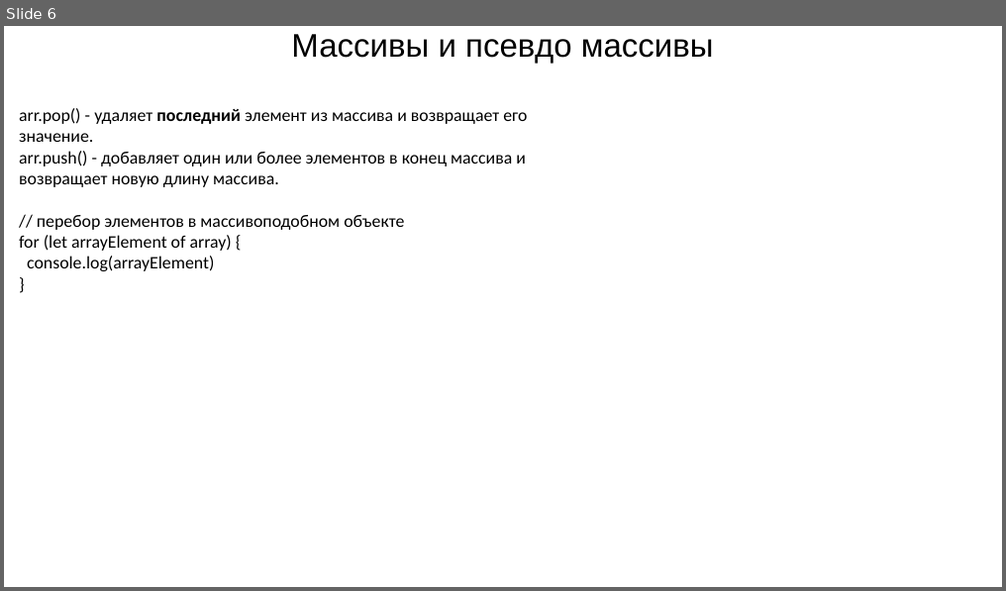
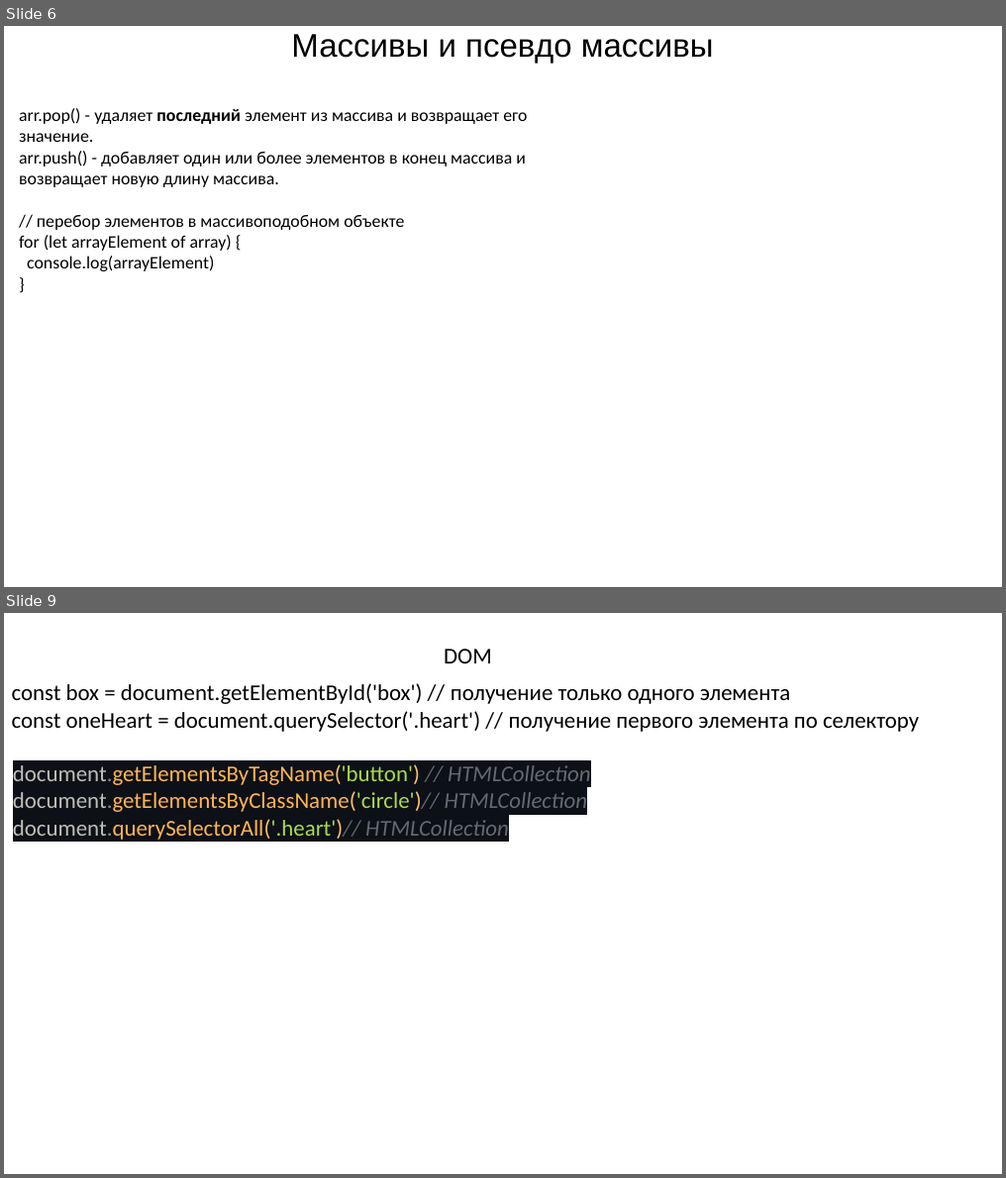
Before and after one commit to Olegdev22/JS, a slide deck: JS.odp. Shown one above the other, each under a label of ours: slide 6 before the commit, slides 6 and 9 after it; the slides between them are not shown. The pictures are 1006x591 and 1006x1178 pixels, drawn with LibreOffice and Linux fonts; fonts in the diff are those of the drawing. Boxes give left, top, right and bottom in pixels: in the first picture for what was removed or moved away, otherwise in the second. Text is boxed around its words. In the diff, an @@ line names an element or a change of style, - is before the commit and + after.

```diff
--- a/JS.odp
+++ b/JS.odp
@@ slide 9 added at [4,613,1002,1174], background #FFFFFF @@
@@ text added at [444,649,492,663], 18 pt, text #000000 @@
+DOM
@@ text added at [12,683,919,732], 18 pt, text #000000 @@
+const box = document.getElementById('box') // получение только одного элемента
+const oneHeart = document.querySelector('.heart') // получение первого элемента по селектору
@@ text added at [13,764,591,840], 18 pt, text #FFB454 @@
+document.getElementsByTagName('button') // HTMLCollection
+document.getElementsByClassName('circle')// HTMLCollection
+document.querySelectorAll('.heart')// HTMLCollection
```
Also in this commit, not shown: 1 slide changed, 2 other slides added, 15 other files.
